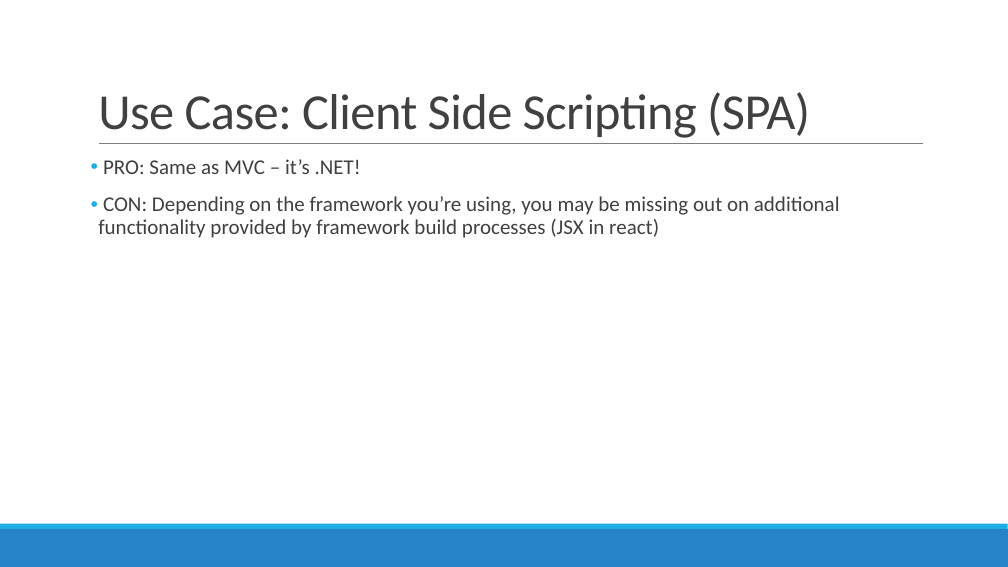
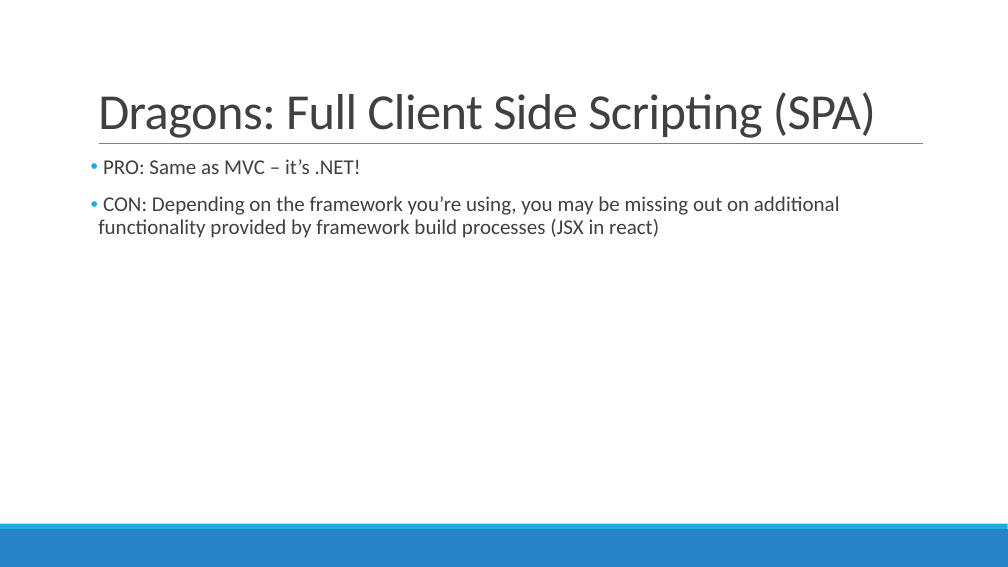
Before and after one commit to mrosack/presentations, a slide deck: slide 16 of bridge.net/bridge-net.pptx (slide 14 before the commit). Drawn at 1008x567 pixels with LibreOffice and Linux fonts; fonts in the diff are those of the drawing. Boxes give left, top, right and bottom in pixels: in the first picture for what was removed or moved away, otherwise in the second. Text is boxed around its words. In the diff, an @@ line names an element or a change of style, - is before the commit and + after.

```diff
--- a/bridge.net/bridge-net.pptx
+++ b/bridge.net/bridge-net.pptx
@@ title at [98,92,876,138]: text changed @@
-Use Case: Client Side Scripting (SPA)
+Dragons: Full Client Side Scripting (SPA)
```
Also in this commit, not shown: 4 other slides changed, 2 slides added, 1 other file.
